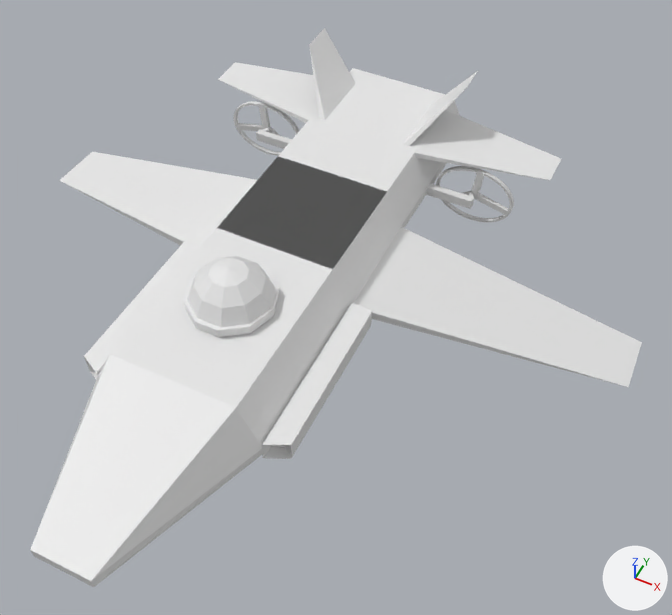
One commit to the Blender file submarine.blend: the scene before it, then after it.
Both versions are drawn from a 50 mm lens placed at (4.19, -6.38, 8.81), pointed at (0.92, 0.15, 0.64). Every picture has the same lights, and +X, +Y and +Z are marked at lower right.
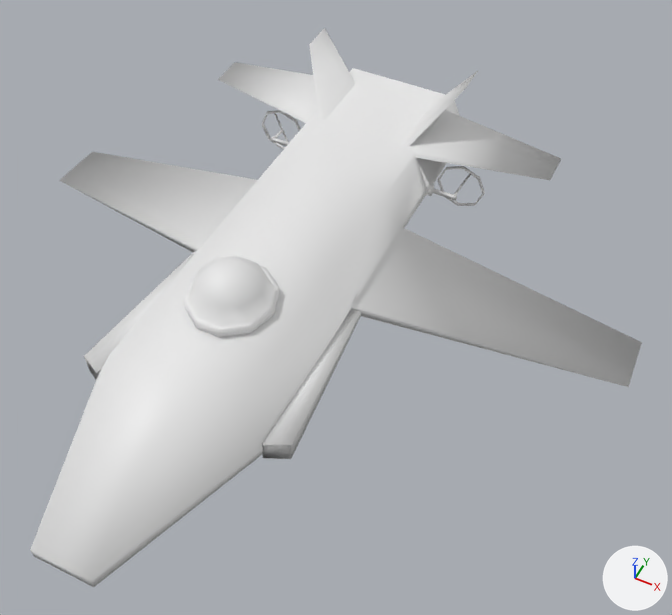
Edits to the bpy script that builds the scene:
```text
Change me_cube_002:
    used by ob_cube; location = (0.08, -2.28, 0.49)
    remove me_cube_002.from_pydata(...)  # 445 vertices, 402 faces, 5 loose edges; spans x 0.0..4.23, y -1.66..6.18, z -0.63..1.35
    add me_cube_002.from_pydata(...)  # 348 vertices, 313 faces, 1 loose edge; spans x 0.0..4.23, y -1.66..6.18, z -0.63..1.35
    me_cube_002 part 1: the loose piece of 4 vertices spanning x 0.0..0.77, y 2.49..3.98, z 0.71 is deleted
    me_cube_002 part 2: 1 vertex moved from x 1.51, y 4.82, z 0.08 to x 0.98, y 4.82, z 0.08; 191 vertices removed from x 0.85..2.11, y 4.82..5.08, z -0.29..0.64; 103 vertices added at x 0.98..1.68, y 4.82..5.14, z -0.19..0.48
    me_cube_002 part 3: 2 vertices moved from x 1.02..1.28, y 2.48..2.49, z 0.27 to x 1.02..1.14, y 2.48..2.49, z 0.17; 7 vertices removed from x 1.0..1.27, y 2.48..2.49, z 0.0..0.21; 2 vertices added at x 1.01..1.14, y 2.49, z 0.1
    me_cube_002 part 4: 195 kept faces spanning x 0.0..4.23, y -1.66..6.18, z -0.63..1.35 are now shaded smooth
```

Changed parts and their boxes [x1, y1, x2, y2] in the pictures (672 x 615 px; the box of a moved part takes in the faces that stretch with it):
part 1 of me_cube_002, deleted
    before: [217, 156, 387, 269]
part 2 of me_cube_002, moved or reshaped
    before: [233, 101, 514, 222]
    after: [261, 110, 485, 206]
part 3 of me_cube_002, cut back
    before: [84, 241, 372, 458]
    after: [84, 251, 361, 458]
part 4 of me_cube_002, shading changed
    both: [30, 35, 642, 587]
